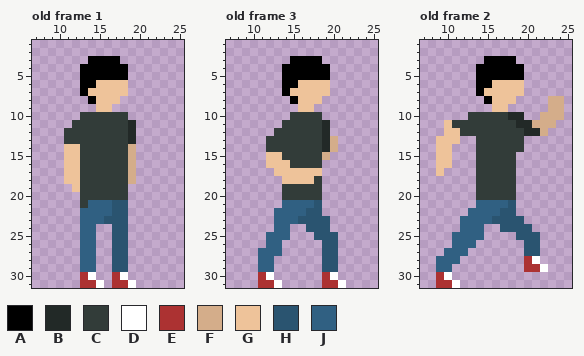
Pixel-art file: Ready-Run/Assets/Images/Player/PlayerAnim.aseprite. Above, as it was before the edit.
32x32 pixels, 14 frames. Shown: old frame 1: x 7..25, y 1..31; old frame 3: x 7..25, y 1..31; old frame 2: x 7..25, y 1..31. The commit also changed other frames, which this record leaves out.
Palette (. is transparent): A #000000  B #222927  C #323c39  D #ffffff  E #ac3232  F #d4ad8a  G #eec39a  H #2a5470  J #306082
Pixels before, old frame 1, first column x 11:
 3 ...AAAA..
 4 ..AAAAAA.
 5 ..AAAAAA.
 6 ..AAGGGG.
 7 ..AGGGGG.
 8 ...AGGG..
 9 ....GG...
10 ..CCCCCC.
11 .CCCCCCCB
12 CCCCCCCCB
13 CCCCCCCCB
14 GGCCCCCCF
15 GGCCCCCCF
16 GGCCCCCCF
17 GGCCCCCCF
18 GGCCCCCCF
19 .GCCCCCC.
20 ..CCCCCC.
21 ..CJJJHH.
22 ..JJJJHH.
23 ..JJJHHH.
24 ..JJ..HH.
25 ..JJ..HH.
26 ..JJ..HH.
27 ..JJ..HH.
28 ..JJ..HH.
29 ..JJ..HH.
30 ..ED..ED.
31 ..EED.EED
Pixels before, old frame 3, first column x 11:
 3 ....AAAA...
 4 ...AAAAAA..
 5 ...AAAAAA..
 6 ...AAGGGG..
 7 ...AGGGGG..
 8 ....AGGG...
 9 .....GG....
10 ....CCCC...
11 ...CCCCCB..
12 ..CCCCCCB..
13 .CCCCCCCBF.
14 .CCCCCCCBF.
15 .GGCCCCCF..
16 .GGGCCCC...
17 ..GGGGGG...
18 ...GGGGC...
19 ...CCCCC...
20 ...CCCCC...
21 ...JJJJH...
22 ..JJJJHH...
23 ..JJJHHHH..
24 ..JJ..HHH..
25 .JJJ...HHH.
26 .JJ.....HH.
27 JJJ.....HH.
28 JJ......HH.
29 JJ......HH.
30 ED......ED.
31 EED.....EED
Pixels before, old frame 2, first column x 9:
 3 ......AAAA......
 4 .....AAAAAA.....
 5 .....AAAAAA.....
 6 .....AAGGGG.....
 7 .....AGGGGG.....
 8 ......AGGG....FF
 9 .......GG.....FF
10 ....CCCCCBB..FFF
11 .GCCCCCCCCBBFFF.
12 .GGCCCCCCCCBBF..
13 GGG..CCCCCC.....
14 GG...CCCCCC.....
15 GG...CCCCC......
16 GG...CCCCC......
17 G....CCCCC......
18 .....CCCCC......
19 .....CCCCC......
20 .....CCCCC......
21 .....JJJJH......
22 ....JJJJHH......
23 ...JJJJHHHH.....
24 ...JJJ..HHHH....
25 ..JJJJ....HHH...
26 ..JJJ......HH...
27 .JJJ.......HH...
28 JJJ........ED...
29 JJ.........EED..
30 ED..............
31 EED.............
And afterwards:
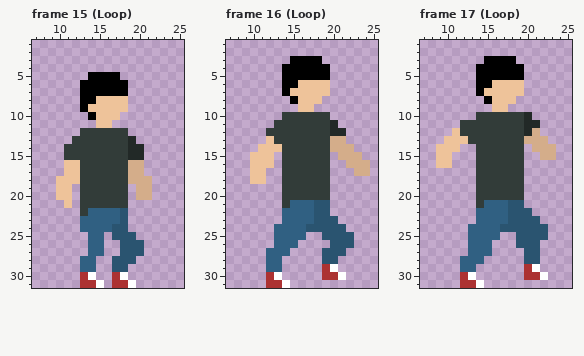
A new or re-ordered frame is compared with the old frame closest to it.
Changes in this commit:
frames 14 -> 20
Changed rows in their new state; - is an unchanged pixel.
Frame 15 (Loop) is new; against old frame 1:
first column x 10:
 3 ----....----
 4 ---......---
 5 ---.----.---
 6 -----AAAA---
 7 ----AAAAA---
 8 ---A----G---
 9 ---AG--GG---
10 ---.AGGG.---
11 --...GG...--
12 -..------.--
13 -.----------
14 -CC------BB-
15 -CC------BB-
16 ----------F-
17 ----------F-
18 G---------FF
19 GG.-------FF
20 GG--------FF
21 -G--CCCCC---
22 ---C---J----
23 ------JJ----
24 -----JJ-----
25 ---.-J---H--
26 ---.-J-.-HH-
27 ---.-J-.-HH-
28 ---------H--
Frame 16 (Loop) is new; against old frame 3:
first column x 10:
10 ----C----C-----
11 ---C-----CB----
12 --C------CBB---
13 --G------C-F---
14 -GGG-----C-FF--
15 GG-.-----C-FFF-
16 GG-.C----C--FFF
17 GG-.CCCCCC---FF
18 GG--CCCC-C-----
19 ---------C-----
20 ---------C-----
21 ----C----H-----
22 ---.---J-H-----
23 ---.--JJ--H----
24 -----JJ---HH---
25 --.--JJ-.--HH--
26 --.-JJ---.-HH--
27 -.--J------H---
28 -.-J-----------
29 -.-J-----ED----
30 -.ED------ED---
31 -.-ED----...---
Frame 17 (Loop) is new; against old frame 2:
first column x 9:
 8 --------------..
 9 --------------..
10 ----.----CCB-...
11 -..-------C-B..-
12 -.----------F.--
13 .--GC------FFF--
14 --G---------FFF-
15 ----------C--FF-
16 ----------C-----
17 .---------C-----
18 ----------C-----
19 ----------C-----
20 ----------C-----
21 -----C----H-----
22 ----.---J-HH----
23 ---..--JJ--HH---
24 ---.--JJ----HH--
25 --..--JJ-----H--
26 --..-JJ---H-----
27 -...JJJ---------
28 ...JJJ-----HH---
29 ..-JJ-------D.--
30 ..-ED------EED--
31 ...EED----------
Boxes around the changes in both pictures, in picture pixels (x1, y1, x2, y2):
changed: (56, 56, 152, 264)
changed: (250, 112, 370, 288)
changed: (436, 96, 564, 288)
